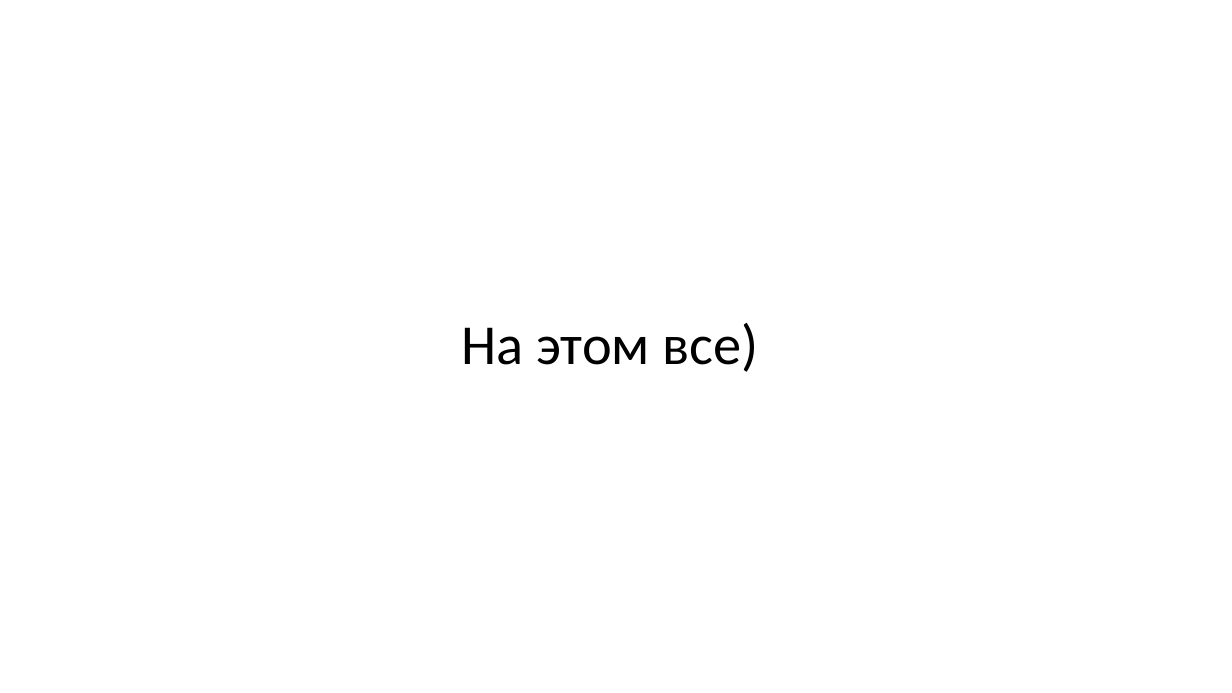
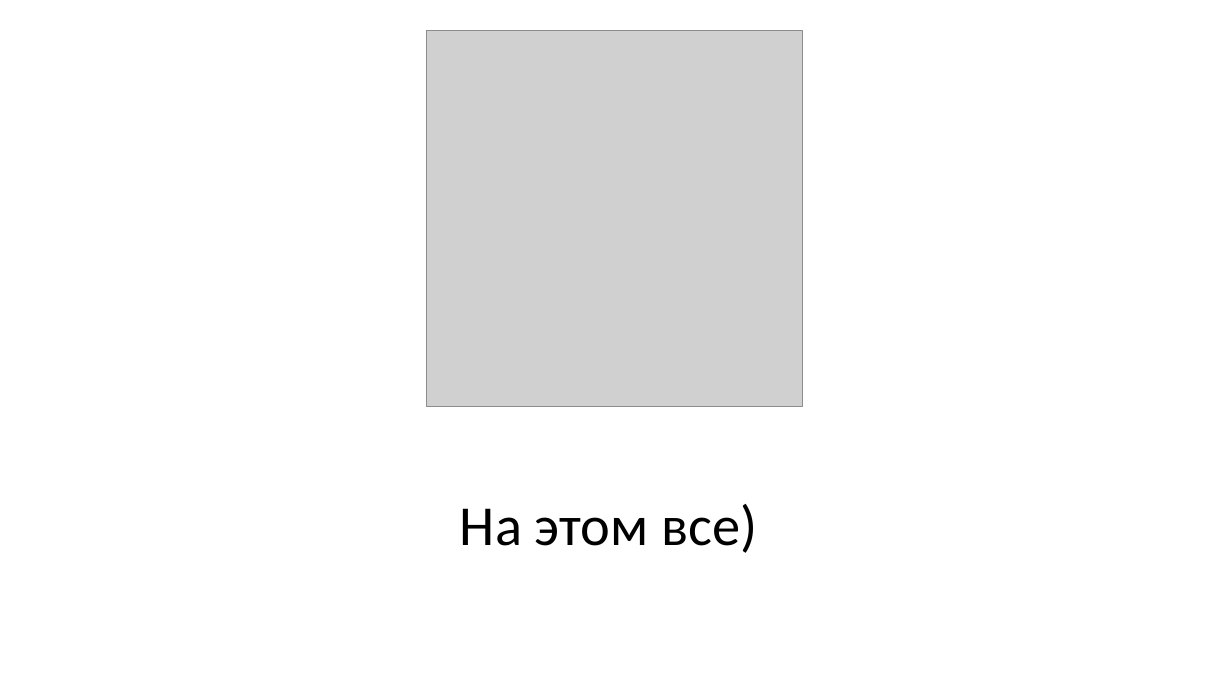
Before and after one commit to acturus1/yandex_progect_PyQt, a slide deck: slide 9 of Презентация-защита.pptx. Drawn at 1232x693 pixels with LibreOffice and Linux fonts; fonts in the diff are those of the drawing; grey boxes stand for pictures. Boxes give left, top, right and bottom in pixels: in the first picture for what was removed or moved away, otherwise in the second. Text is boxed around its words. In the diff, an @@ line names an element or a change of style, - is before the commit and + after.

Commit message:
Обновление файла

```diff
--- a/Презентация-защита.pptx
+++ b/Презентация-защита.pptx
@@ picture added at (427, 30, 803, 407) @@
@@ title "На этом все)": place and size @@
-title "На этом все)" at (461, 323, 759, 372)
+title "На этом все)" at (460, 504, 757, 553)
```
